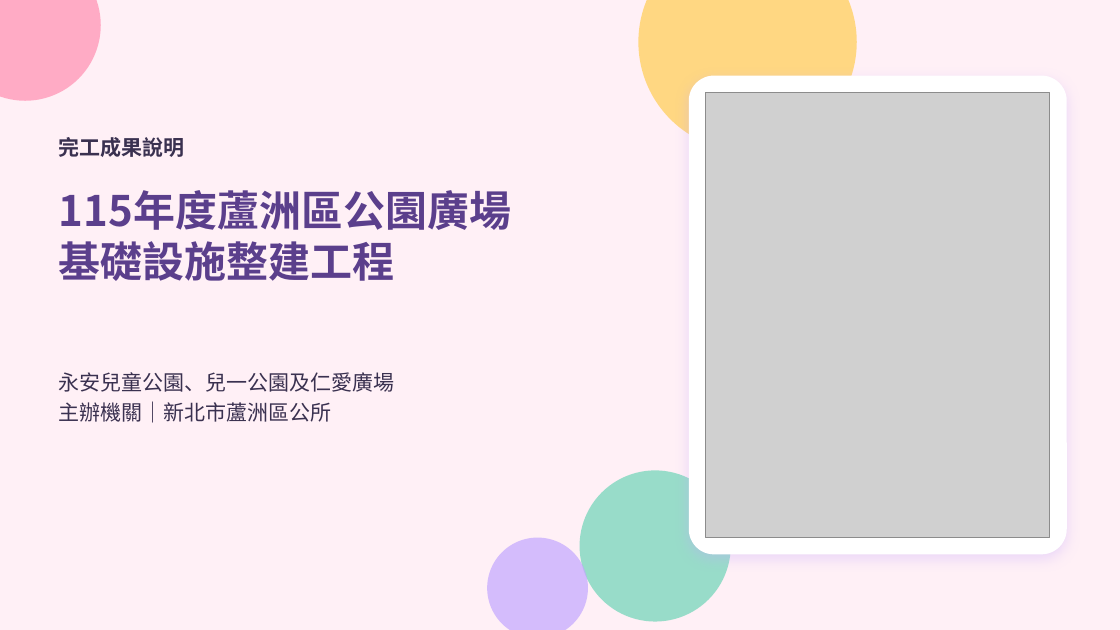
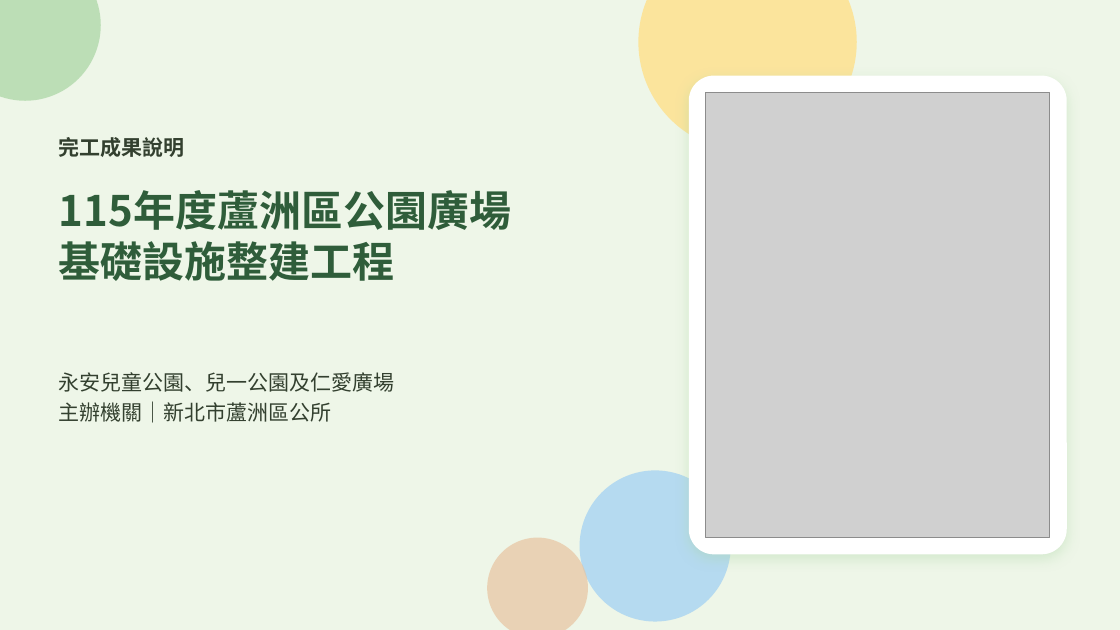
Before and after one commit to g6135e-prog/WORK, a slide deck: slide 1 of 115年度蘆洲區公園廣場基礎設施整建工程_完工成果說明.pptx. Drawn at 1120x630 pixels with LibreOffice and Linux fonts; fonts in the diff are those of the drawing; grey boxes stand for pictures. Boxes give left, top, right and bottom in pixels: in the first picture for what was removed or moved away, otherwise in the second. Text is boxed around its words. In the diff, an @@ line names an element or a change of style, - is before the commit and + after.

```diff
--- a/115年度蘆洲區公園廣場基礎設施整建工程_完工成果說明.pptx
+++ b/115年度蘆洲區公園廣場基礎設施整建工程_完工成果說明.pptx
@@ background #FFF0F6 to #EEF6E8 @@
@@ ellipse at box(0, 0, 101, 101): fill #FF8FB1 at 70% opacity to #A8D5A2 at 70% opacity @@
@@ ellipse at box(639, 0, 857, 151): fill #FFD166 at 80% opacity to #FFE08A at 80% opacity @@
@@ rounded rectangle at box(689, 76, 1067, 555): shadow changed @@
@@ text "完工成果說明" at box(59, 137, 185, 157): text colour #3A3150 to #33402F @@
@@ title "115年度蘆洲區公園廣場" at box(59, 190, 511, 281): text colour #5B3F8C to #2F5D3A @@
@@ text "永安兒童公園、兒一公園及仁愛廣場" at box(59, 372, 395, 423): text colour #3A3150 to #33402F @@
@@ ellipse at box(580, 471, 731, 622): fill #7FD8BE at 80% opacity to #A7D3F2 at 80% opacity @@
@@ ellipse at box(487, 538, 588, 630): fill #C3A6FF at 70% opacity to #E8C4A0 at 70% opacity @@
```
Also in this commit, not shown: 6 other slides changed.
